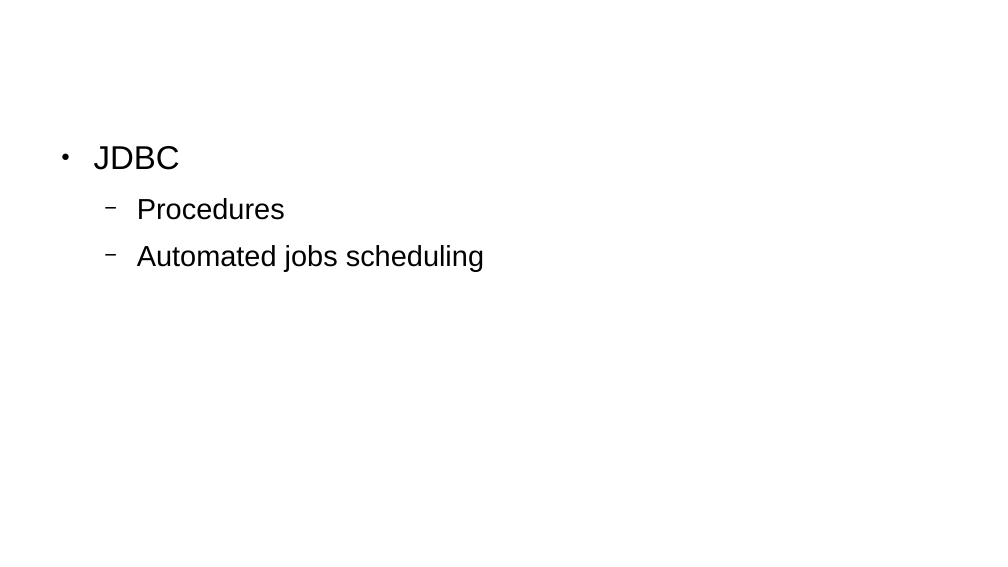
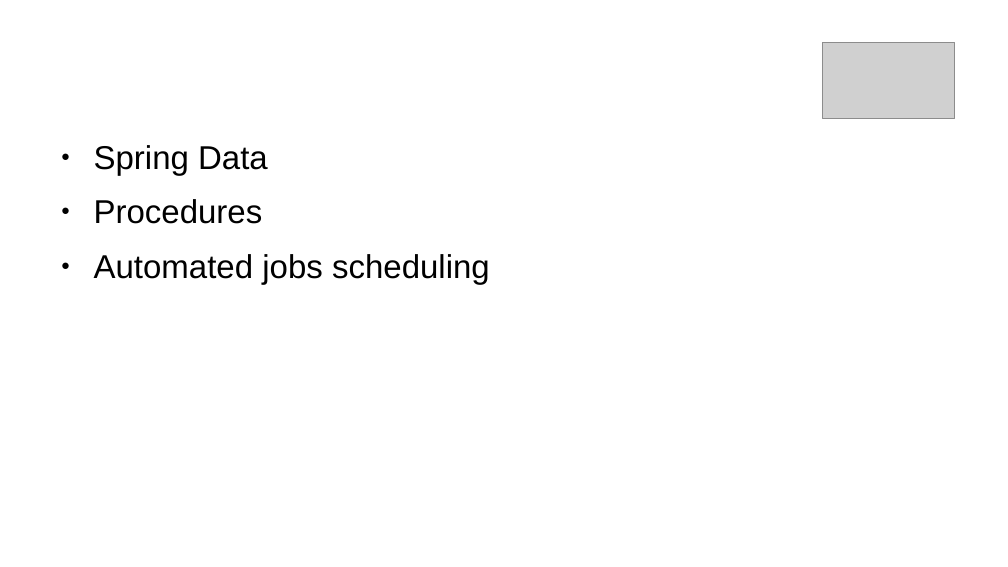
Before and after one commit to revaturelabs/rideshare, a slide deck: slide 4 of rideshare/RideShare.odp (slide 2 before the commit). Drawn at 1008x567 pixels with LibreOffice and Linux fonts; fonts in the diff are those of the drawing; grey boxes stand for pictures; background and template pictures are left out. Boxes give left, top, right and bottom in pixels: in the first picture for what was removed or moved away, otherwise in the second. Text is boxed around its words. In the diff, an @@ line names an element or a change of style, - is before the commit and + after.

Commit message:
Verbiage and pictures added to slides

```diff
--- a/rideshare/RideShare.odp
+++ b/rideshare/RideShare.odp
@@ picture added at (823, 42, 955, 119) @@
@@ text at (94, 145, 268, 176): text changed @@
-● JDBC
+● Spring Data
@@ text at (94, 199, 490, 284): size 22.8 to 26 pt in "Procedures", "Automated jobs scheduling"; bullet − to ●; list level 2 to 1 in "Procedures"; list level 2 to 1 in "Automated jobs scheduling" @@
```
Also in this commit, not shown: 7 other slides changed, 5 slides added.
